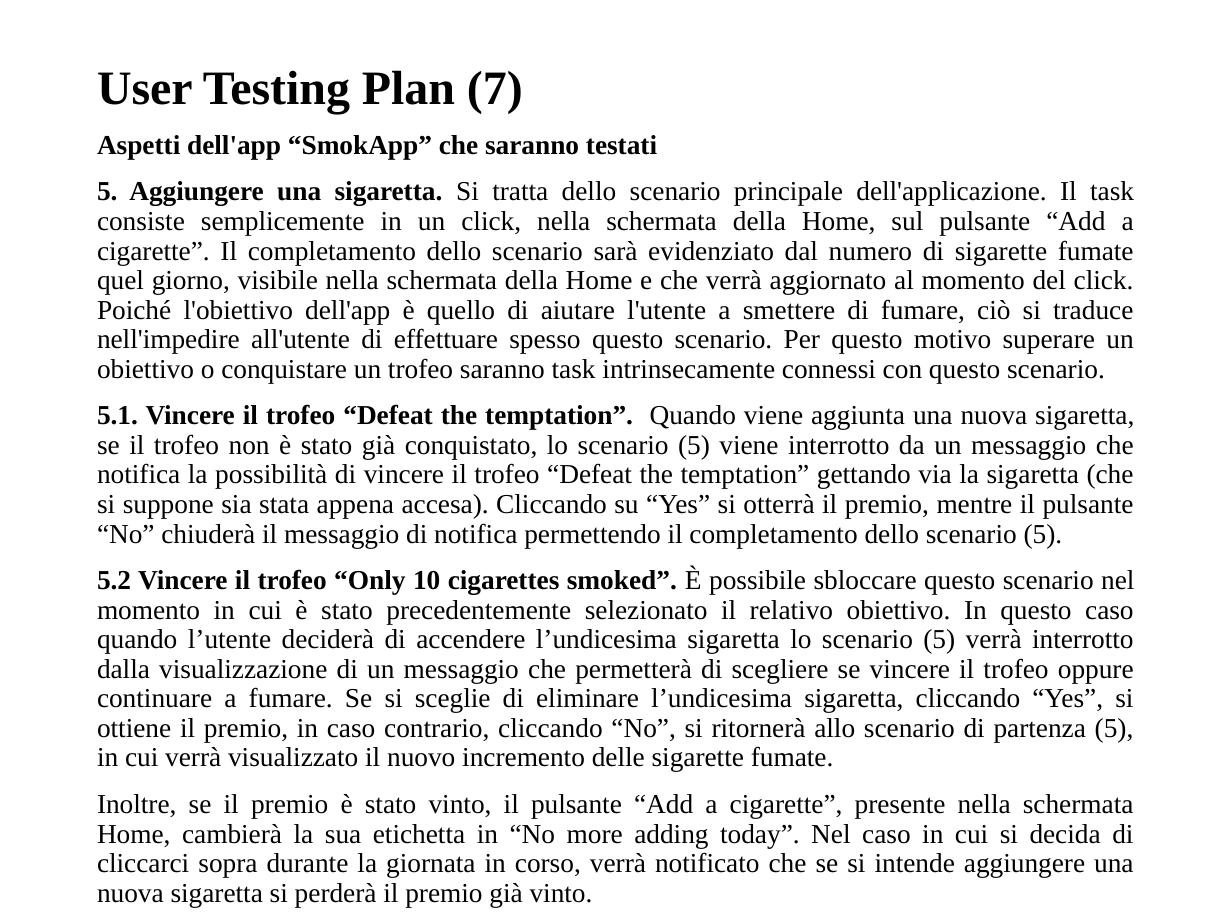
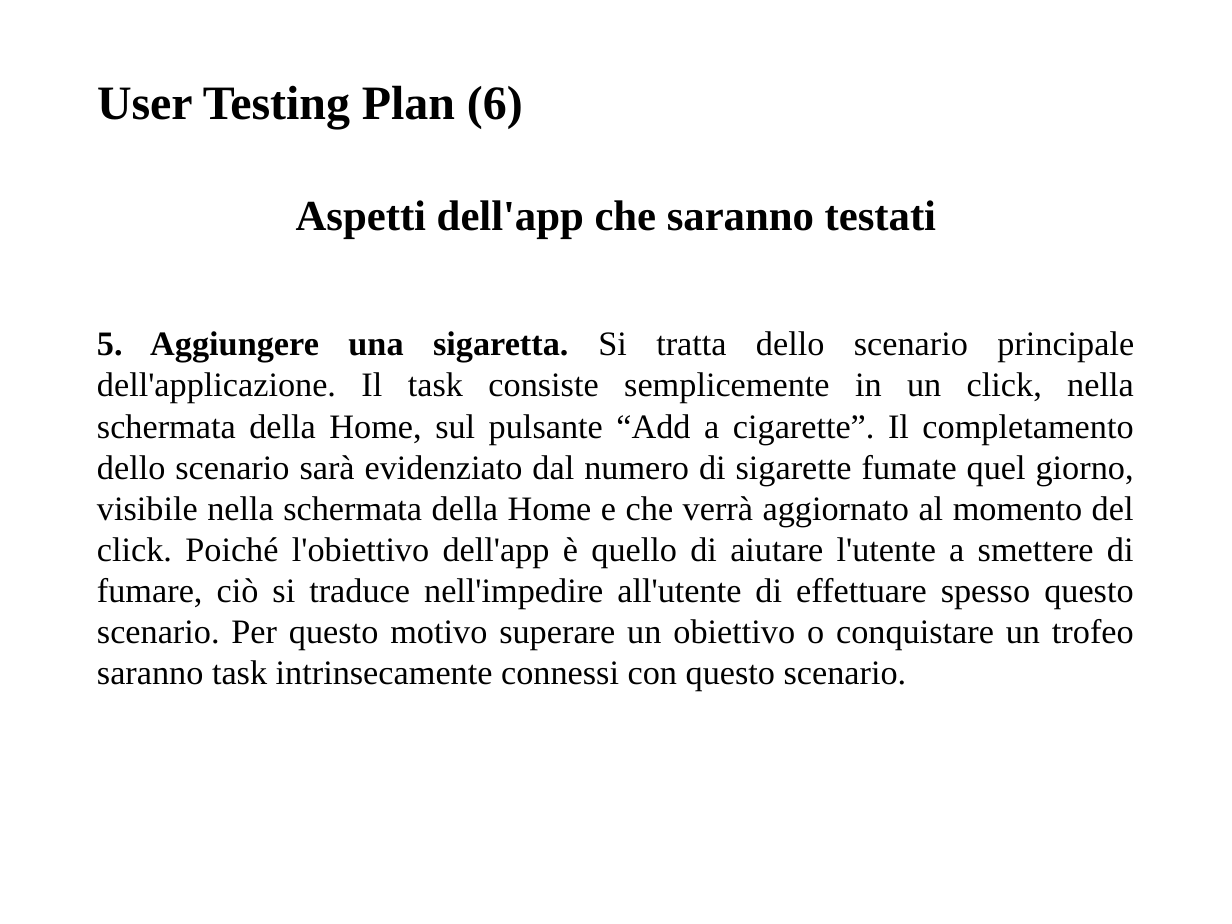
Before and after one commit to giusmastro91/Cognitive-systems, a slide deck: slide 17 of Prova_6/Leone_Mastrosimone_PresentazioneProgetto.pptx (slide 12 before the commit). Drawn at 1232x924 pixels with LibreOffice and Linux fonts; fonts in the diff are those of the drawing. Boxes give left, top, right and bottom in pixels: in the first picture for what was removed or moved away, otherwise in the second. Text is boxed around its words. In the diff, an @@ line names an element or a change of style, - is before the commit and + after.

```diff
--- a/Prova_6/Leone_Mastrosimone_PresentazioneProgetto.pptx
+++ b/Prova_6/Leone_Mastrosimone_PresentazioneProgetto.pptx
@@ title at [97, 85, 523, 129]: text changed @@
-User Testing Plan (7)
+User Testing Plan (6)
@@ text "Aspetti dell'app che saranno testati": place and size @@
-text "Aspetti dell'app che saranno testati" at [97, 135, 1134, 907]
+text "Aspetti dell'app che saranno testati" at [97, 200, 1134, 691]
@@ text at [296, 200, 936, 239]: text changed; size 16 to 25 pt @@
-Aspetti dell'app “SmokApp” che saranno testati
+Aspetti dell'app che saranno testati
@@ text at [97, 331, 1134, 691]: size 16 to 20 pt; line spacing 0.9 to 1; less space between paragraphs @@
@@ text at [97, 404, 1134, 907]: paragraphs removed @@
-5.1. Vincere il trofeo “Defeat the temptation”. Quando viene aggiunta una nuova sigaretta, se il trofeo non è stato già conquistato, lo scenario (5) viene interrotto da un messaggio che notifica la possibilità di vincere il trofeo “Defeat the temptation” gettando via la sigaretta (che si suppone sia stata appena accesa). Cliccando su “Yes” si otterrà il premio, mentre il pulsante “No” chiuderà il messaggio di notifica permettendo il completamento dello scenario (5).
-5.2 Vincere il trofeo “Only 10 cigarettes smoked”. È possibile sbloccare questo scenario nel momento in cui è stato precedentemente selezionato il relativo obiettivo. In questo caso quando l’utente deciderà di accendere l’undicesima sigaretta lo scenario (5) verrà interrotto dalla visualizzazione di un messaggio che permetterà di scegliere se vincere il trofeo oppure continuare a fumare. Se si sceglie di eliminare l’undicesima sigaretta, cliccando “Yes”, si ottiene il premio, in caso contrario, cliccando “No”, si ritornerà allo scenario di partenza (5), in cui verrà visualizzato il nuovo incremento delle sigarette fumate.
-Inoltre, se il premio è stato vinto, il pulsante “Add a cigarette”, presente nella schermata Home, cambierà la sua etichetta in “No more adding today”. Nel caso in cui si decida di cliccarci sopra durante la giornata in corso, verrà notificato che se si intende aggiungere una nuova sigaretta si perderà il premio già vinto.
```
Also in this commit, not shown: 10 other slides changed, 7 slides added, 1 other file.
